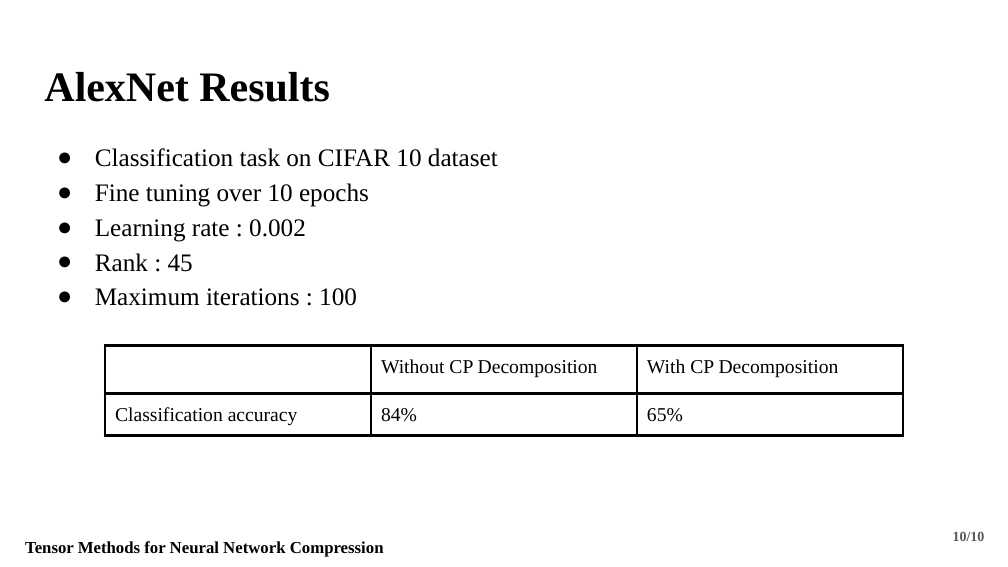
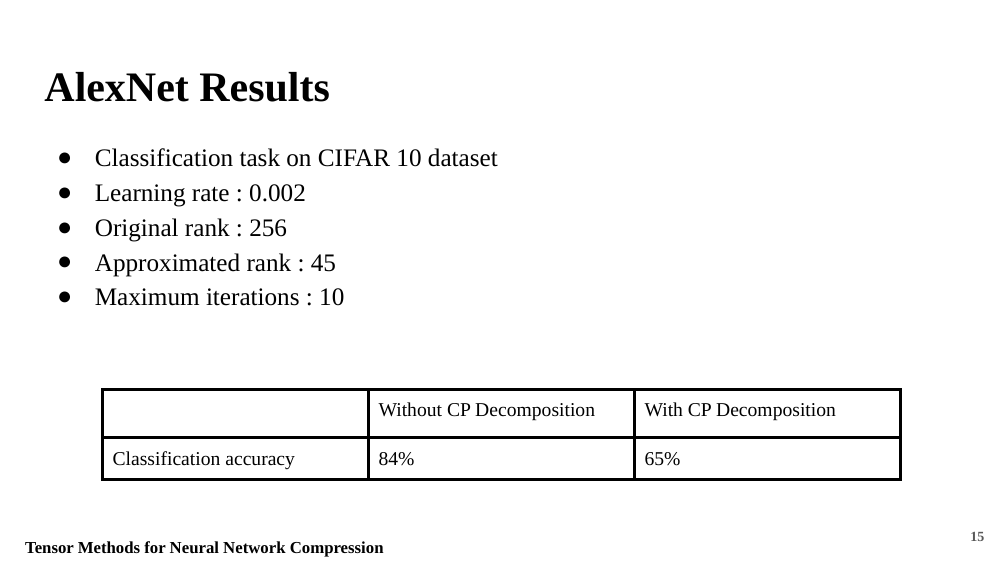
Before and after one commit to Fraunhofer-SCAI/canonical-cnn, a slide deck: slide 15 of Presentation/Fraunhofer_Presentation.pptx (slide 10 before the commit). Drawn at 1008x567 pixels with LibreOffice and Linux fonts; fonts in the diff are those of the drawing. Boxes give left, top, right and bottom in pixels: in the first picture for what was removed or moved away, otherwise in the second. Text is boxed around its words. In the diff, an @@ line names an element or a change of style, - is before the commit and + after.

```diff
--- a/Presentation/Fraunhofer_Presentation.pptx
+++ b/Presentation/Fraunhofer_Presentation.pptx
@@ text at (95, 183, 369, 207): paragraph removed @@
-● Fine tuning over 10 epochs
@@ text at (95, 218, 344, 306): text changed @@
-● Rank : 45
-● Maximum iterations : 100
+● Original rank : 256
+● Approximated rank : 45
+● Maximum iterations : 10
@@ table: place and size @@
-table at (105, 346, 903, 567)
+table at (103, 389, 901, 567)
@@ page number at (970, 532, 984, 541): text changed @@
-10/10
+15
```
Also in this commit, not shown: 8 other slides changed, 6 slides added, 1 other file.
